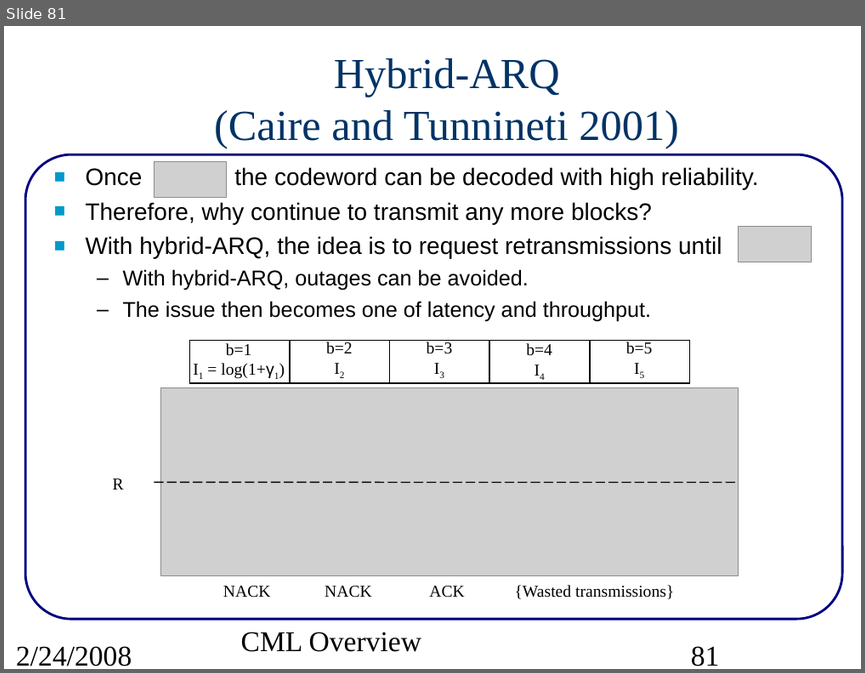
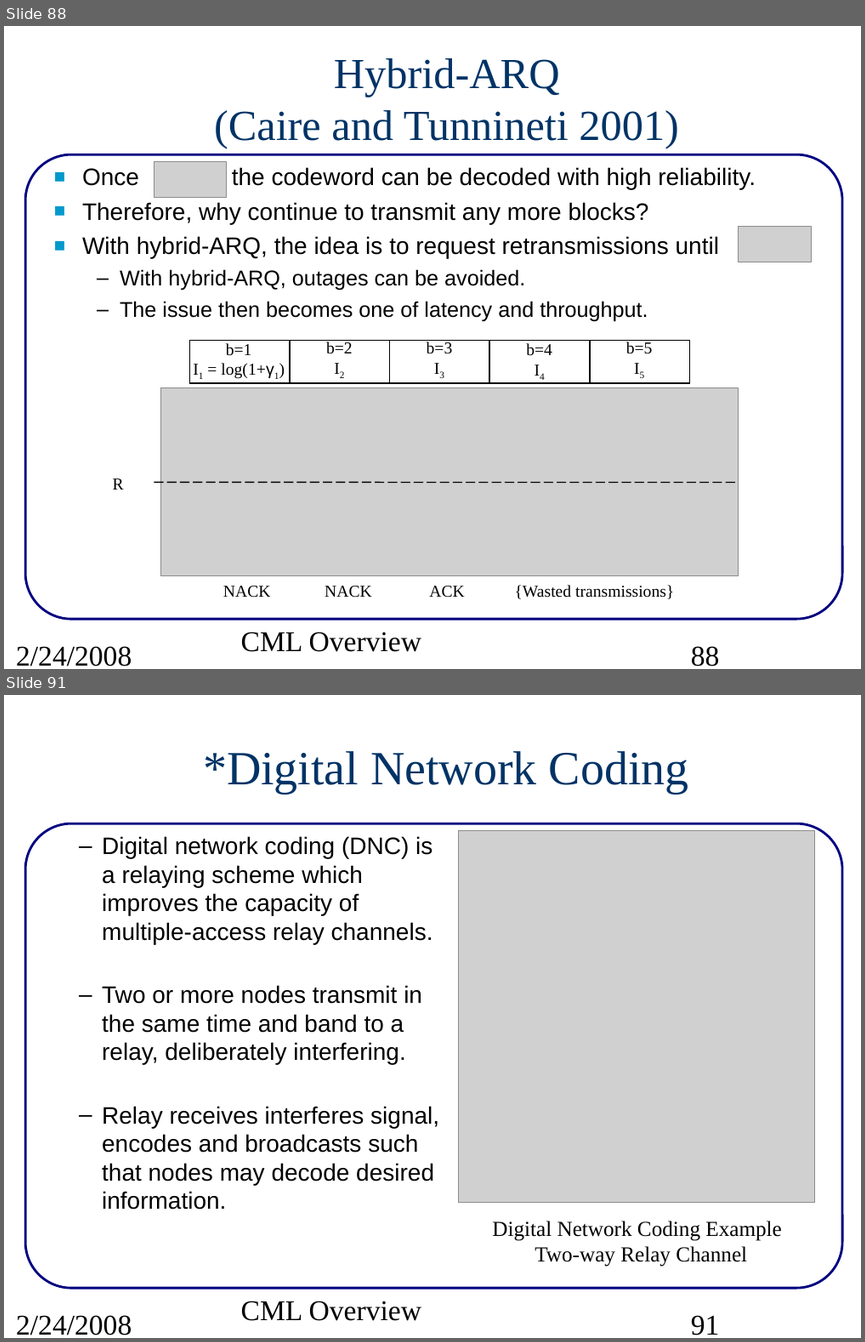
Before and after one commit to marcusmueller/iscml, a slide deck: pcs/projects/cml/doc/src/CMLoverview.ppt. Shown one above the other, each under a label of ours: slide 81 before the commit, slides 88 and 91 after it; the slides between them are not shown. The pictures are 865x673 and 865x1342 pixels, drawn with LibreOffice and Linux fonts; fonts in the diff are those of the drawing; grey boxes stand for pictures. Boxes give left, top, right and bottom in pixels: in the first picture for what was removed or moved away, otherwise in the second. Text is boxed around its words. In the diff, an @@ line names an element or a change of style, - is before the commit and + after.

```diff
--- a/pcs/projects/cml/doc/src/CMLoverview.ppt
+++ b/pcs/projects/cml/doc/src/CMLoverview.ppt
@@ slide 91 added at bbox=[4, 695, 861, 1338], background #FFFFFF; not listed: 1 template element that a slide beside it also shows @@
@@ title added at bbox=[203, 751, 689, 794], 40 pt, text #003366 @@
+*Digital Network Coding
@@ text added at bbox=[102, 836, 439, 1209], 20 pt, text #000000 @@
+  – Digital network coding (DNC) is a relaying scheme which improves the capacity of multiple-access relay channels.
+  – Two or more nodes transmit in the same time and band to a relay, deliberately interfering.
+  – Relay receives interferes signal, encodes and broadcasts such that nodes may decode desired information.
@@ picture added at bbox=[458, 830, 815, 1202] @@
@@ text added at bbox=[492, 1220, 781, 1266], 18 pt, text #000000 @@
+Digital Network Coding Example
+Two-way Relay Channel
@@ text added at bbox=[241, 1300, 421, 1321], 24 pt, text #000000 @@
+CML Overview
@@ text added at bbox=[16, 1315, 132, 1335], 24 pt, text #000000 @@
+2/24/2008
@@ page number added at bbox=[691, 1315, 720, 1335], 24 pt, text #000000 @@
+91
@@ what was slide 81 is now slide 88 @@
@@ slide 88 changed as well @@
@@ text "Once the codeword can be ..." at bbox=[82, 167, 755, 322]: indent changed @@
@@ page number at bbox=[691, 646, 720, 666]: text changed @@
-81
+88
```
Also in this commit, not shown: 91 other slides changed, 16 other slides added, 4 other files.
